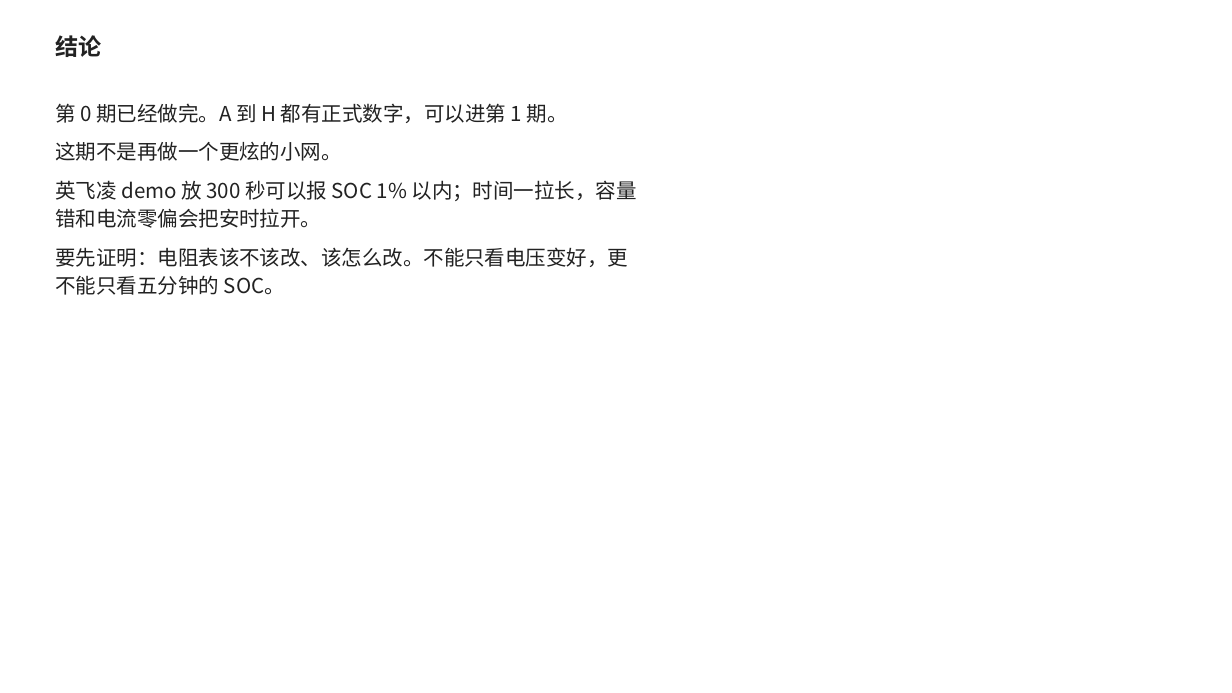
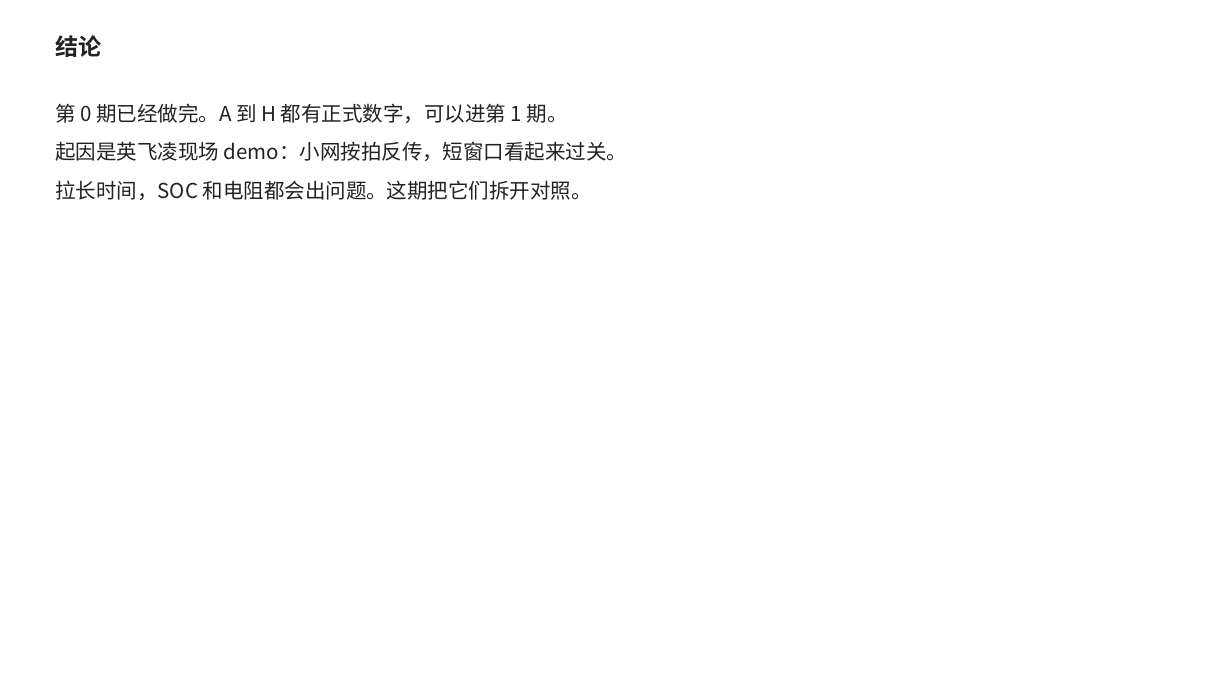
Before and after one commit to ACX-90/BATT, a slide deck: slide 2 of Doc/04-c-第0期实验汇报.pptx. Drawn at 1232x693 pixels with LibreOffice and Linux fonts; fonts in the diff are those of the drawing. Boxes give left, top, right and bottom in pixels: in the first picture for what was removed or moved away, otherwise in the second. Text is boxed around its words. In the diff, an @@ line names an element or a change of style, - is before the commit and + after.

```diff
--- a/Doc/04-c-第0期实验汇报.pptx
+++ b/Doc/04-c-第0期实验汇报.pptx
@@ text at <box>55,141,627,200</box>: text changed @@
-这期不是再做一个更炫的小网。
-英飞凌 demo 放 300 秒可以报 SOC 1% 以内；时间一拉长，容量错和电流零偏会把安时拉开。
-要先证明：电阻表该不该改、该怎么改。不能只看电压变好，更不能只看五分钟的 SOC。
+起因是英飞凌现场 demo：小网按拍反传，短窗口看起来过关。
+拉长时间，SOC 和电阻都会出问题。这期把它们拆开对照。
```
Also in this commit, not shown: 7 other slides changed, 2 slides added, 2 slides removed, 17 other files.
